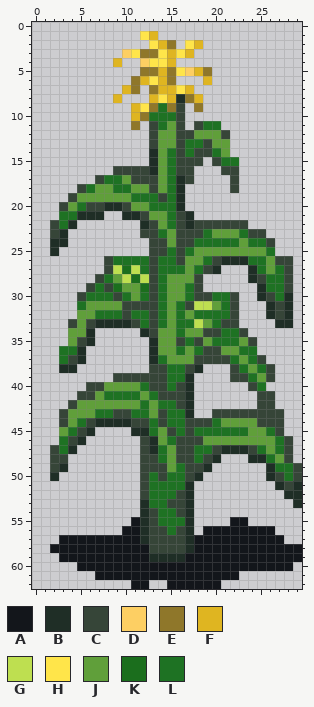
Two versions of one pixel-art sprite, app/src/main/resources/tex/items/140-corn_stage_3.png. That is the earlier state.
The file is 30x63 pixels. Colours within 5 levels of each other are drawn and written as one.
Palette (. is transparent): A #13161b  B #1f2e26  C #364538  D #fdcf63  E #8f772a  F #dfb521  G #bedf50  H #ffe54a  J #609f3a  K #1b6e1d  L #1e7223
New version:
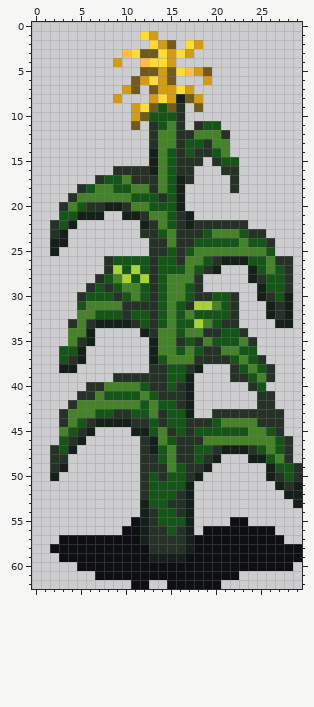
Change:
@@ palette @@
-A #13161b
+A #0d0f13
-B #1f2e26
+B #15201a
-C #364538
+C #263127
-D #fdcf63
+D #fcbd49
-E #8f772a
+E #715a1d
-F #dfb521
+F #d39c17
-G #bedf50
+G #a7d339
-H #ffe54a
+H #ffdb35
-J #609f3a
+J #468229
-L #1e7223
+L #155618
@@ x 7..14 @@
 26 .CLLLLCL
-27 .CGKGLCL
-28 CLJGKGCL
-29 LCKJJKCL
+27 .CGLGLCL
+28 CLJGLGCL
+29 LCLJJLCL
 30 LLCLJLCL
Where, in picture pixels (left, top, right, bottom), the same in both pictures:
changed: (50, 31, 302, 589)
